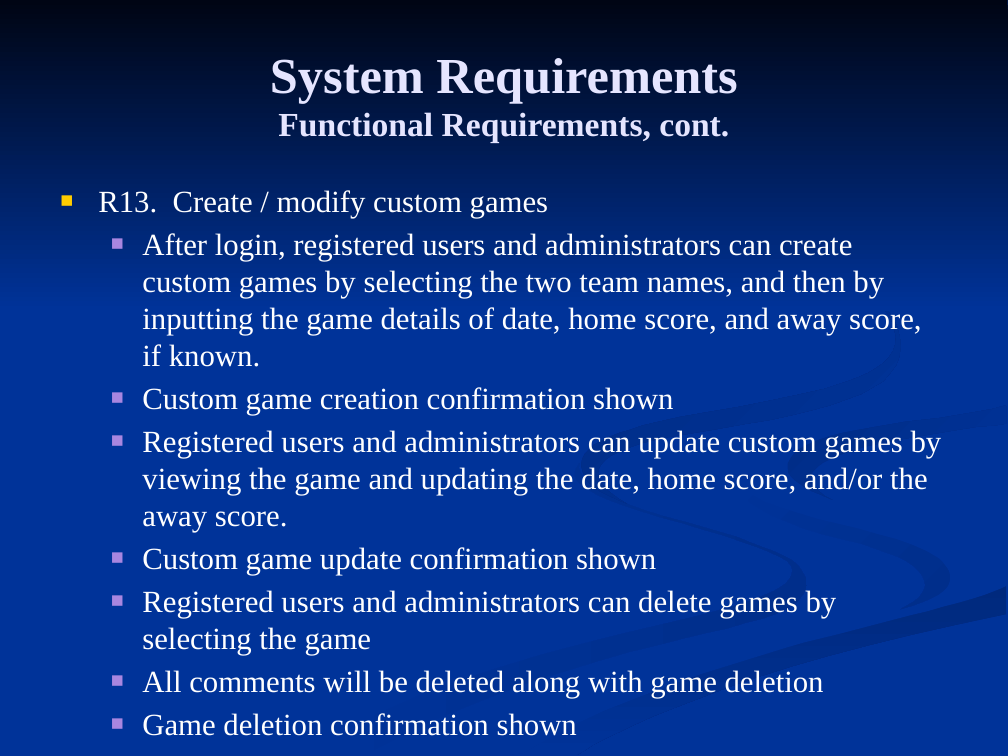
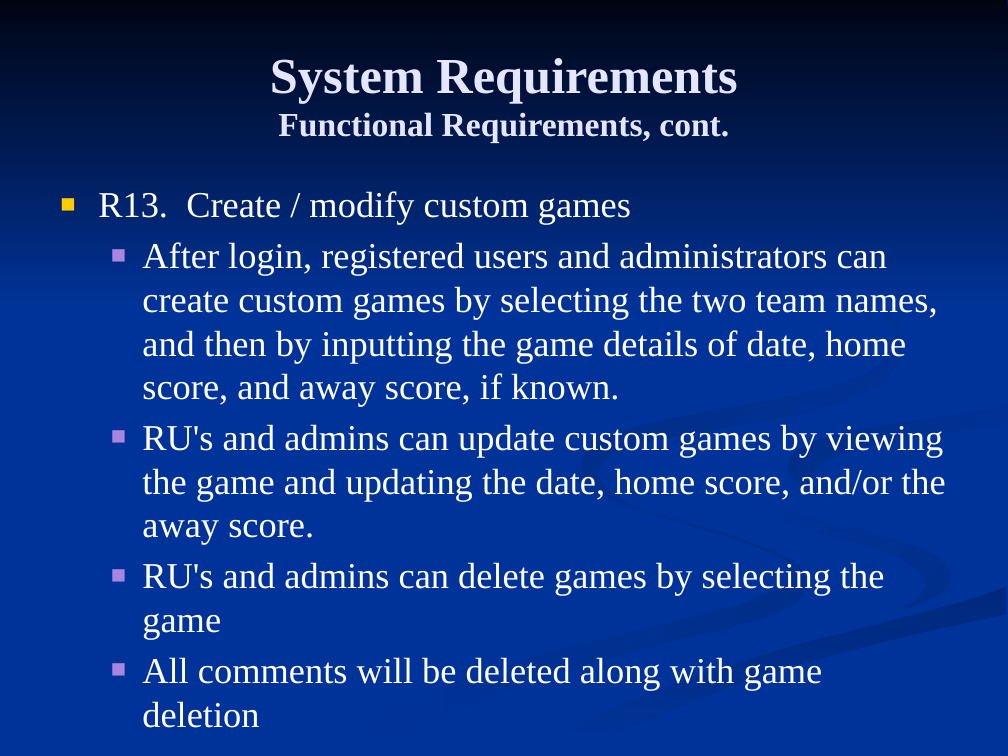
Before and after one commit to c0bra99/sports-score-tracker, a slide deck: slide 8 of Documents/DesignPresentation.pptx. Drawn at 1008x756 pixels with LibreOffice and Linux fonts; fonts in the diff are those of the drawing. Boxes give left, top, right and bottom in pixels: in the first picture for what was removed or moved away, otherwise in the second. Text is boxed around its words. In the diff, an @@ line names an element or a change of style, - is before the commit and + after.

Commit message:
DesignPresentation.pptx updated by ccox on 4/6/09

```diff
--- a/Documents/DesignPresentation.pptx
+++ b/Documents/DesignPresentation.pptx
@@ text at (x1=98, y1=191, x2=938, y2=690): size 22 to 26 pt in "R13. Create / modify custom games", "After login, registered users and administrators can ...", "All comments will be deleted along with ..." @@
@@ text at (x1=142, y1=424, x2=945, y2=639): text changed; size 22 to 26 pt @@
-  ■ Custom game creation confirmation shown
-  ■ Registered users and administrators can update custom games by viewing the game and updating the date, home score, and/or the away score.
-  ■ Custom game update confirmation shown
-  ■ Registered users and administrators can delete games by selecting the game
+  ■ RU's and admins can update custom games by viewing the game and updating the date, home score, and/or the away score.
+  ■ RU's and admins can delete games by selecting the game
@@ text at (x1=142, y1=713, x2=577, y2=736): paragraph removed @@
-  ■ Game deletion confirmation shown
```
Also in this commit, not shown: 6 other slides changed.
